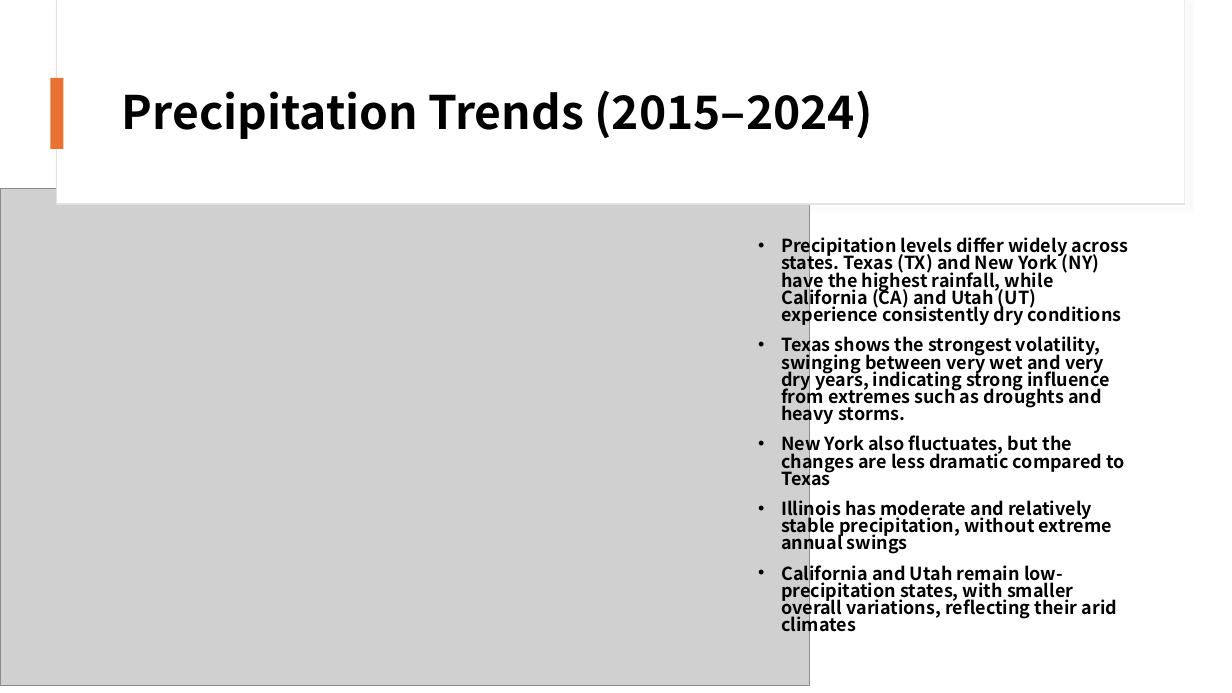
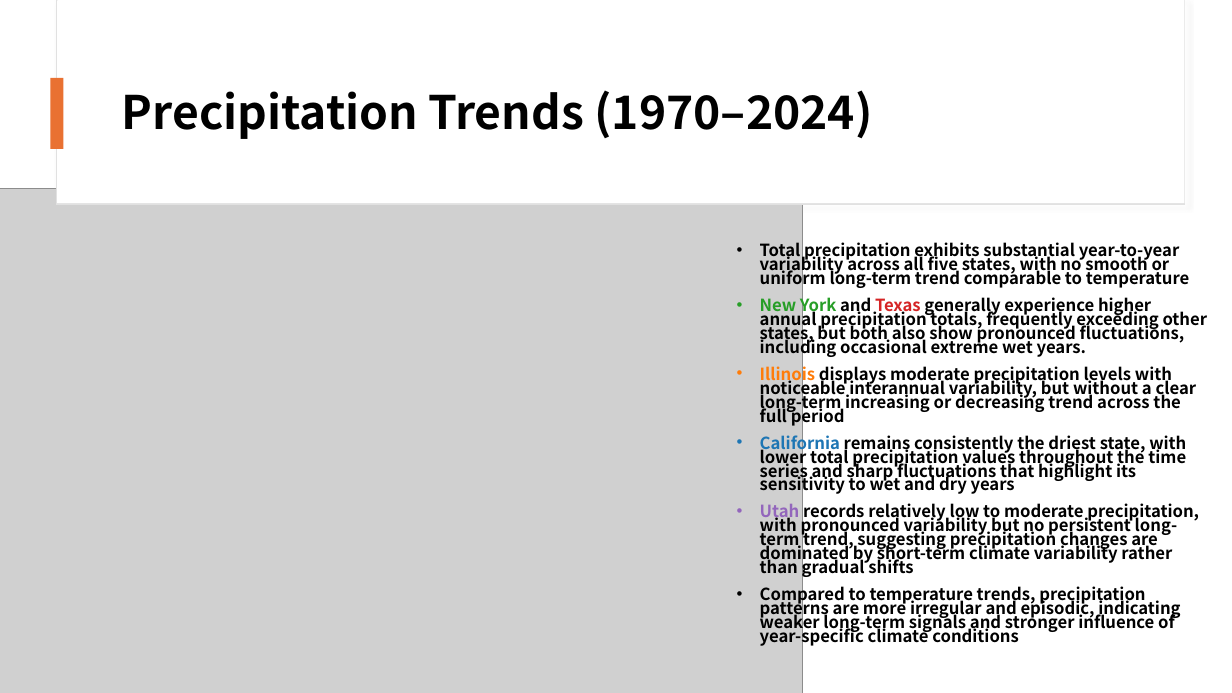
Before and after one commit to yilongxu-usc/dsci510_fall2025_final_project, a slide deck: slide 5 of doc/yilong_xu_presentation.pptx. Drawn at 1232x693 pixels with LibreOffice and Linux fonts; fonts in the diff are those of the drawing; grey boxes stand for pictures. Boxes give left, top, right and bottom in pixels: in the first picture for what was removed or moved away, otherwise in the second. Text is boxed around its words. In the diff, an @@ line names an element or a change of style, - is before the commit and + after.

Commit message:
final version presentation.pptx ,.pdf

```diff
--- a/doc/yilong_xu_presentation.pptx
+++ b/doc/yilong_xu_presentation.pptx
@@ title at box(122, 90, 873, 139): text changed @@
-Precipitation Trends (2015–2024)
+Precipitation Trends (1970–2024)
@@ picture: place and size @@
-picture at box(0, 189, 810, 686)
+picture at box(0, 189, 802, 693)
@@ text at box(760, 242, 1208, 647): text changed; size 14 to 12.9 pt @@
-• Precipitation levels differ widely across states. Texas (TX) and New York (NY) have the highest rainfall, while California (CA) and Utah (UT) experience consistently dry conditions
-• Texas shows the strongest volatility, swinging between very wet and very dry years, indicating strong influence from extremes such as droughts and heavy storms.
-• New York also fluctuates, but the changes are less dramatic compared to Texas
-• Illinois has moderate and relatively stable precipitation, without extreme annual swings
-• California and Utah remain low-precipitation states, with smaller overall variations, reflecting their arid climates
+• Total precipitation exhibits substantial year-to-year variability across all five states, with no smooth or uniform long-term trend comparable to temperature
+• New York and Texas generally experience higher annual precipitation totals, frequently exceeding other states, but both also show pronounced fluctuations, including occasional extreme wet years.
+• Illinois displays moderate precipitation levels with noticeable interannual variability, but without a clear long-term increasing or decreasing trend across the full period
+• California remains consistently the driest state, with lower total precipitation values throughout the time series and sharp fluctuations that highlight its sensitivity to wet and dry years
+• Utah records relatively low to moderate precipitation, with pronounced variability but no persistent long-term trend, suggesting precipitation changes are dominated by short-term climate variability rather than gradual shifts
+• Compared to temperature trends, precipitation patterns are more irregular and episodic, indicating weaker long-term signals and stronger influence of year-specific climate conditions
```
Also in this commit, not shown: 9 other slides changed, 2 other files.
